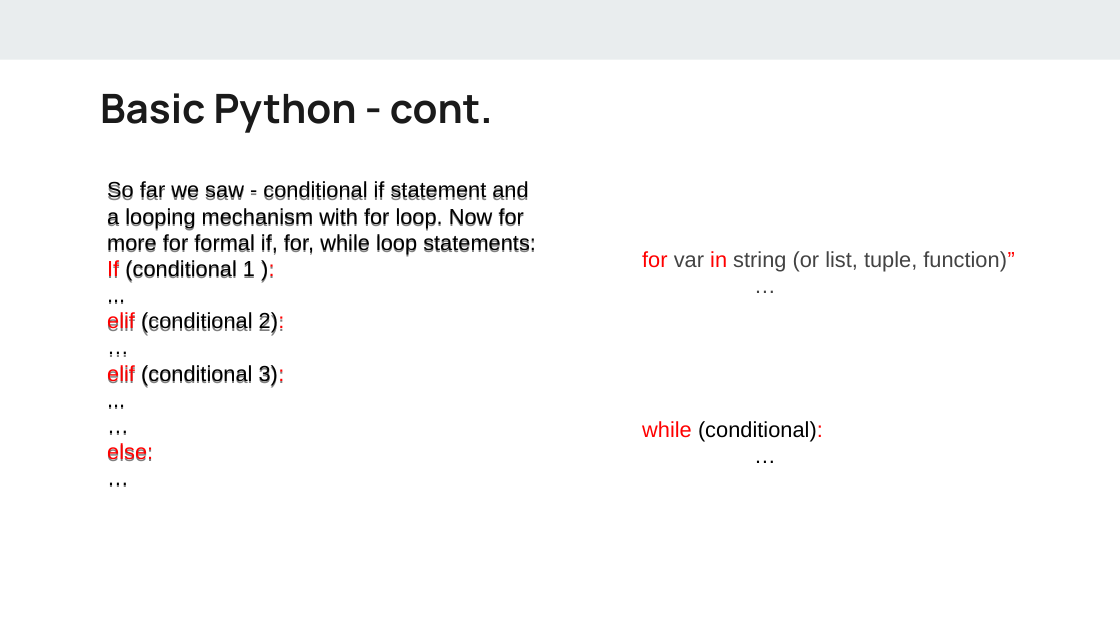
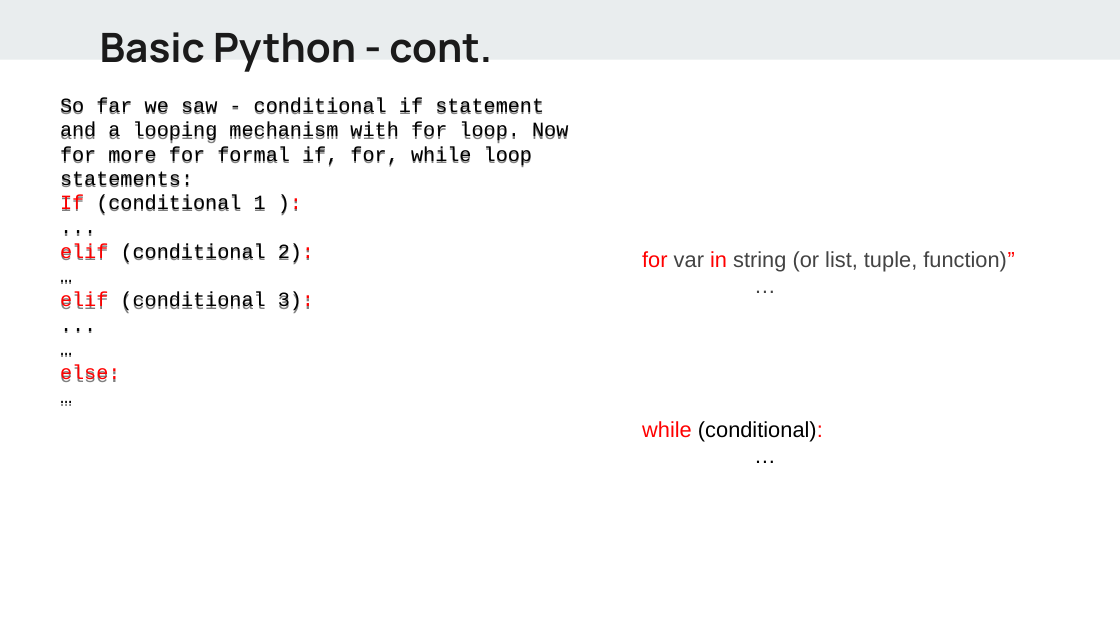
Before and after one commit to alif0/hello_world, a slide deck: slide 15 of lectures/Python - day1.pptx. Drawn at 1120x630 pixels with LibreOffice and Linux fonts; fonts in the diff are those of the drawing. Boxes give left, top, right and bottom in pixels: in the first picture for what was removed or moved away, otherwise in the second. Text is boxed around its words. In the diff, an @@ line names an element or a change of style, - is before the commit and + after.

```diff
--- a/lectures/Python - day1.pptx
+++ b/lectures/Python - day1.pptx
@@ text "Basic Python - cont.": place and size @@
-text "Basic Python - cont." at bbox=[100, 93, 493, 133]
+text "Basic Python - cont." at bbox=[100, 32, 492, 72]
@@ text "So far we saw - ...": place and size @@
-text "So far we saw - ..." at bbox=[107, 181, 536, 461]
+text "So far we saw - ..." at bbox=[60, 100, 568, 382]
@@ text "So far we saw - ..." at bbox=[60, 100, 568, 382]: size 14 to 13 pt, font Arial to Courier New @@
```
Also in this commit, not shown: 9 other slides changed, 1 slide added, 1 slide removed, 2 other files.
